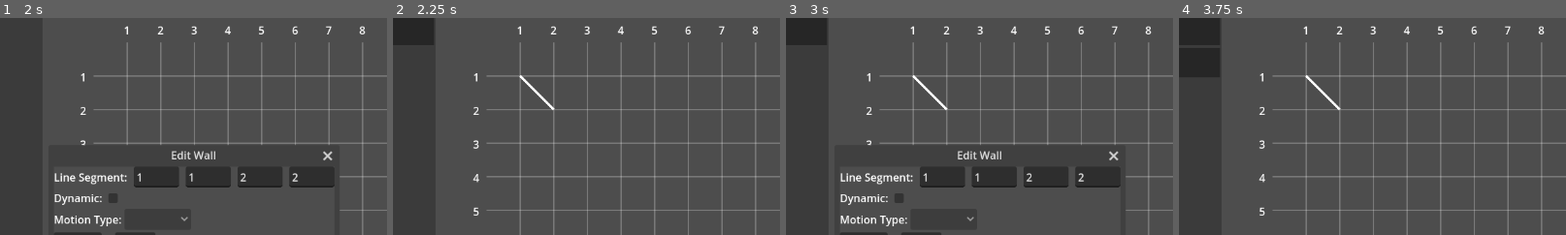
Above: before the commit, frames 1-4 (left to right).
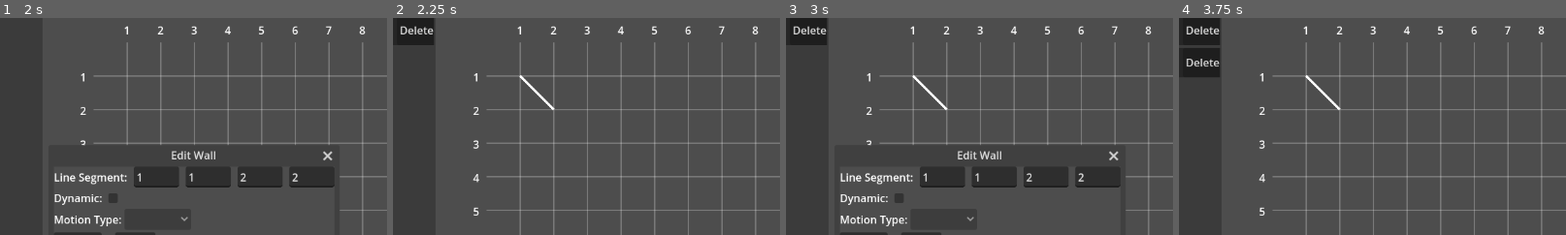
Above: after the commit, the same moments.

Repository: 7Limes/factory-minigame-editor
Game: Godot game, scene res://root.tscn
Two runs of this game, one before a commit and one after it. Both use one fixed random seed, a clock stepped at 60 frames per second and the inputs below.
Inputs:
- Up to frame 1 (2 s): click "New Wall" at 0.5 s; click "New Wall" at 1.25 s
- Up to frame 2 (2.25 s): click "Confirm" at 2 s
- Up to frame 3 (3 s): click "New Wall" at 2.75 s
- Up to frame 4 (3.75 s): click "Confirm" at 3.5 s
The pictures show only the part of the screen within x 25-75%, y 6-56%; the shares and areas given below are measured in that part.

Frame 1 is identical in both runs. In frame 2, 0.2% of the frame differs, in the area x 2-11%, y 3-8%; in frame 3, 0.2%; in frame 4, 0.4%, in the area x 2-11%, y 3-23%.

Commit message:
Add deleting walls

Diff:
--- a/WallsPanel/walls_panel.gd
+++ b/WallsPanel/walls_panel.gd
@@ -42,10 +42,13 @@
 	stylebox.bg_color = WALL_CONTAINER_COLOR
 	panel_container.add_theme_stylebox_override('panel', stylebox)
 
+	var parent_container = BoxContainer.new()  # Contains wall container and delete button
+	parent_container.custom_minimum_size = Vector2(panel_node.size.x, 0)
+
 	var container = WallContainer.new()
 	container.all_walls_index = index
 	container.vertical = true
-	container.custom_minimum_size = Vector2(panel_node.size.x, 0)
+	container.size_flags_horizontal = Control.SIZE_EXPAND_FILL
 
 	var type_label = new_label('Type: static' if wall_data.type == 0 else 'Type: dynamic')
 	container.add_child(type_label)
@@ -71,7 +74,7 @@
 			]
 			var oscillate_label = new_label(oscillate_string)
 			container.add_child(oscillate_label)
-		elif motion_type == 1:
+		elif motion_type == 1:  # Rotate
 			var rotate_string = 'Axis: %s    Speed: %s' % [
 				str(wall_data.data[2]),
 				snapped(wall_data.data[3], 0.01)
@@ -92,12 +95,24 @@
 			root.wall_edit_type = root.WallEditType.MODIFY
 			root.wall_modify_index = wall_data.index
 			wall_dialog.show_with_data(wall_data)
+	var on_delete_pressed = func():
+		root.all_wall_data.pop_at(wall_data.index)
+		for i in range(wall_data.index, len(root.all_wall_data)):
+			root.all_wall_data[i].index -= 1
+		root.update_walls()
 
 	panel_container.connect('mouse_entered', on_mouse_enter)
 	panel_container.connect('mouse_exited', on_mouse_exit)
 	panel_container.connect('gui_input', on_gui_input)
 
-	panel_container.add_child(container)
+	var delete_button = Button.new()
+	delete_button.text = 'Delete'
+	delete_button.size_flags_horizontal = Control.SIZE_SHRINK_END
+	delete_button.connect('pressed', on_delete_pressed)
+
+	parent_container.add_child(container)
+	parent_container.add_child(delete_button)
+	panel_container.add_child(parent_container)
 	return panel_container;
 
 
